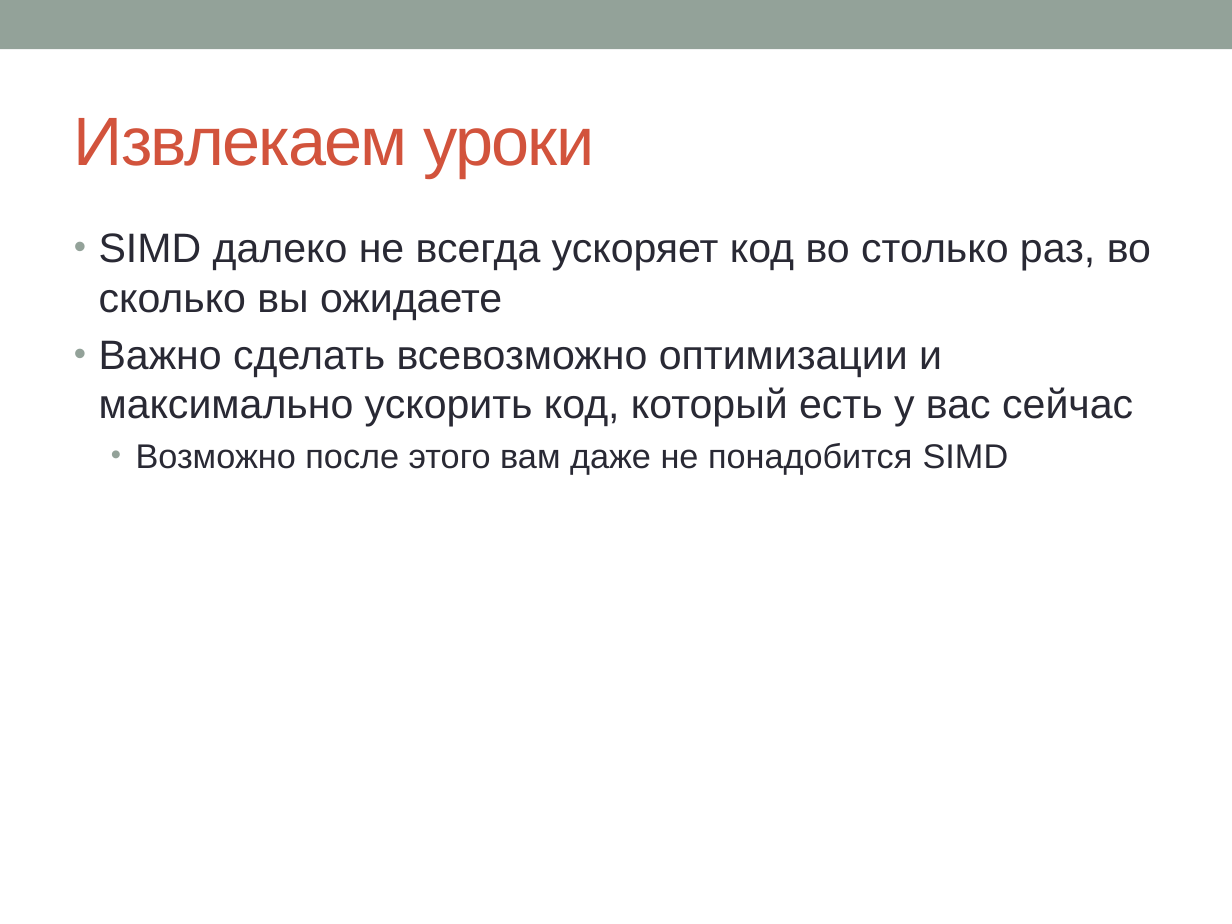
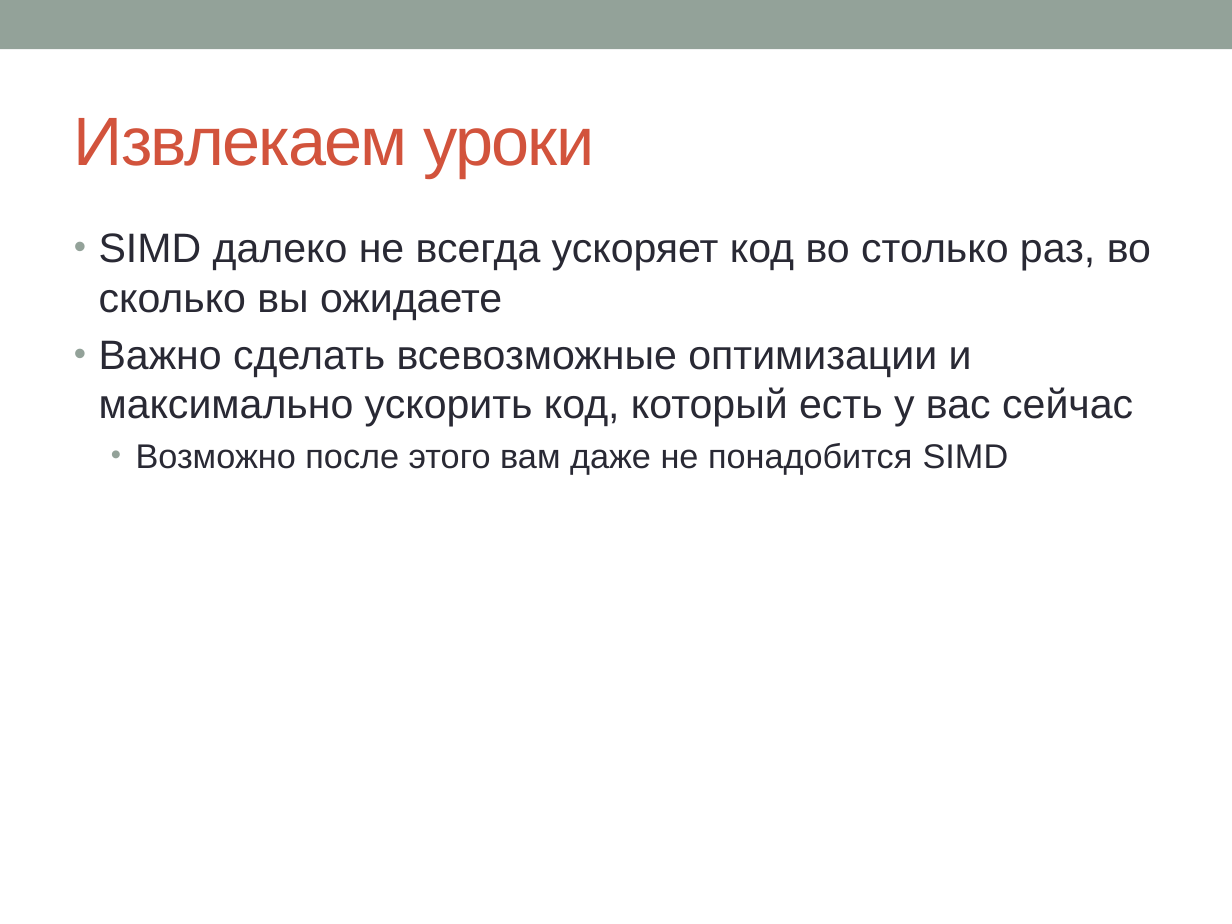
Before and after one commit to sivukhin/SimdLecture, a slide deck: slide 58 of simd_presentation.pptx. Drawn at 1232x924 pixels with LibreOffice and Linux fonts; fonts in the diff are those of the drawing. Boxes give left, top, right and bottom in pixels: in the first picture for what was removed or moved away, otherwise in the second. Text is boxed around its words. In the diff, an @@ line names an element or a change of style, - is before the commit and + after.

```diff
--- a/simd_presentation.pptx
+++ b/simd_presentation.pptx
@@ text at [99, 340, 1133, 427]: text changed @@
-• Важно сделать всевозможно оптимизации и максимально ускорить код, который есть у вас сейчас
+• Важно сделать всевозможные оптимизации и максимально ускорить код, который есть у вас сейчас
```
Also in this commit, not shown: 3 other slides changed, 1 other file.
